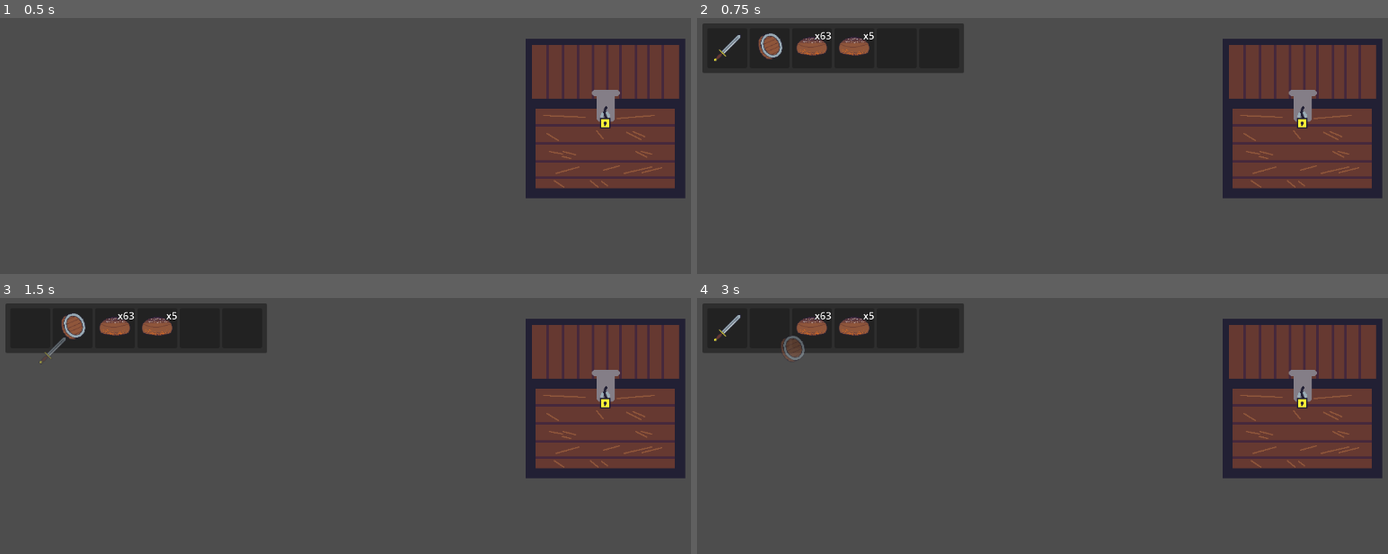
Above: before the commit, frames 1-4 (two rows, left to right).
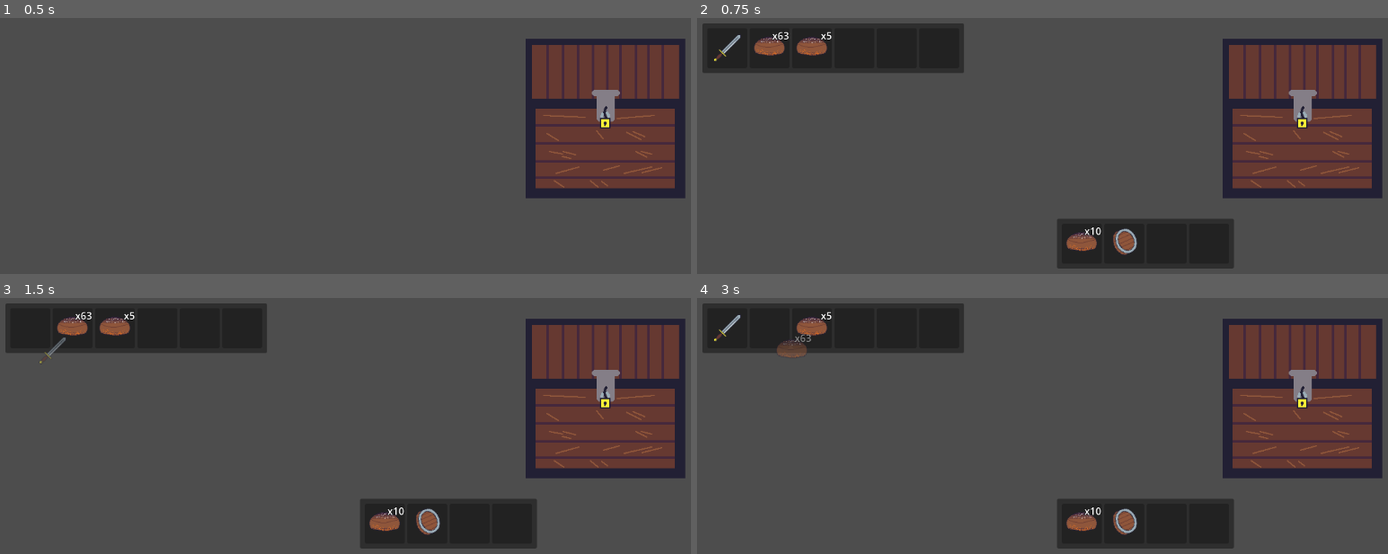
Above: after the commit, the same moments.

Repository: QGeeDev/CraftVentory2D
Game: Godot game, scene res://examples/ExampleScene.tscn
Two runs of this game, one before a commit and one after it. Both use one fixed random seed, a clock stepped at 60 frames per second and the inputs below.
Inputs (mouse positions are in pixels of both pictures, inside the frame that each line leads up to):
- Up to frame 1 (0.5 s): no input
- Up to frame 2 (0.75 s): tap Enter at 0.5 s; move the mouse to (1305, 117) at 0.52 s; click (1305, 117) at 0.67 s
- Up to frame 3 (1.5 s): tap Space at 1.25 s; move the mouse to (27, 328) at 1.27 s; click (27, 328) at 1.42 s
- Up to frame 4 (3 s): tap Enter at 2 s; click (724, 328) at 2.17 s; tap Space at 2.75 s; move the mouse to (773, 328) at 2.77 s; click (773, 328) at 2.92 s

Frame 1 is identical in both runs. In frame 2, 5.4% of the frame differs, in the area x 8-78%, y 5-98%; in frame 3, 5.4%; in frame 4, 5.4%.

Commit message:
Added external inventory

Diff:
--- a/examples/ExampleScene.tscn
+++ b/examples/ExampleScene.tscn
@@ -6,16 +6,37 @@
 [ext_resource type="PackedScene" uid="uid://6hllgdw8u3y4" path="res://examples/LootChest.tscn" id="2_ump08"]
 [ext_resource type="Resource" uid="uid://0l3f11er74q8" path="res://examples/resources/inventory/ExampleInventory.tres" id="3_ctrg2"]
 [ext_resource type="PackedScene" uid="uid://bpq22f1kj6b75" path="res://scenes/InventorySlot.tscn" id="4_ckncq"]
+[ext_resource type="Resource" uid="uid://dlv5u83nalt57" path="res://examples/resources/items/Bread.tres" id="6_bpe7a"]
 [ext_resource type="Script" path="res://data/inventory/inventory_data.gd" id="6_neu8q"]
+[ext_resource type="Script" path="res://data/inventory/inventory_slot.gd" id="7_cverh"]
 [ext_resource type="Script" path="res://examples/PlayerData.gd" id="8_3n3da"]
+[ext_resource type="Resource" uid="uid://dkqpq2w7gslum" path="res://examples/resources/items/Shield.tres" id="8_sh5cv"]
+
+[sub_resource type="Resource" id="Resource_rwj65"]
+script = ExtResource("7_cverh")
+item_data = ExtResource("6_bpe7a")
+quantity = 10
+
+[sub_resource type="Resource" id="Resource_d5a8k"]
+script = ExtResource("7_cverh")
+item_data = ExtResource("8_sh5cv")
+quantity = 1
 
 [sub_resource type="Resource" id="Resource_2c88t"]
 script = ExtResource("6_neu8q")
-inventory_slots = Array[Resource("res://data/inventory/inventory_slot.gd")]([null, null, null, null, null, null])
+inventory_slots = Array[ExtResource("7_cverh")]([SubResource("Resource_rwj65"), SubResource("Resource_d5a8k"), null, null])
 
 [node name="ExampleScene" type="Node2D"]
 position = Vector2(1102, 149)
 script = ExtResource("1_lm27m")
+
+[node name="LootChest" parent="." instance=ExtResource("2_ump08")]
+position = Vector2(-129, 14)
+inventory_data = SubResource("Resource_2c88t")
+
+[node name="PlayerData" type="Node2D" parent="."]
+script = ExtResource("8_3n3da")
+inventory_data = ExtResource("3_ctrg2")
 
 [node name="UI" type="CanvasLayer" parent="."]
 
@@ -37,6 +58,14 @@
 offset_right = 26.0
 offset_bottom = 26.0
 
+[node name="ExternalInventory" parent="UI/PlayerInventoryInterface" instance=ExtResource("1_sd6cw")]
+visible = false
+layout_mode = 0
+offset_left = 579.0
+offset_top = 324.0
+offset_right = 595.0
+offset_bottom = 340.0
+
 [node name="SelectedSlot" parent="UI/PlayerInventoryInterface" instance=ExtResource("4_ckncq")]
 modulate = Color(1, 1, 1, 0.498039)
 self_modulate = Color(1, 1, 1, 0)
@@ -45,11 +74,3 @@
 offset_top = 10.0
 offset_right = 74.0
 offset_bottom = 74.0
-
-[node name="LootChest" parent="." instance=ExtResource("2_ump08")]
-position = Vector2(-129, 14)
-inventory_data = SubResource("Resource_2c88t")
-
-[node name="PlayerData" type="Node2D" parent="."]
-script = ExtResource("8_3n3da")
-inventory_data = ExtResource("3_ctrg2")
--- a/examples/InventoryInterface.gd
+++ b/examples/InventoryInterface.gd
@@ -2,8 +2,10 @@
 
 @onready var inventory = $Inventory
 @onready var held_slot = $SelectedSlot
+@onready var external_inventory = $ExternalInventory
 
 var held_slot_data: InventorySlot
+var external_inventory_owner
 
 func _physics_process(delta: float) -> void:
 	if(held_slot.visible):
@@ -33,5 +35,9 @@
 	else:
 		held_slot.hide()
 
-func set_external_inventory(external_inventory_owner) -> void:
-	print(external_inventory_owner)
+func set_external_inventory(_external_inventory_owner) -> void:
+	external_inventory_owner = _external_inventory_owner
+	var inventory_data = external_inventory_owner.inventory_data
+	inventory_data.inventory_interact.connect(_on_inventory_interact)
+	external_inventory.set_inventory_data(inventory_data)
+	external_inventory.show()
--- a/examples/LootChest.gd
+++ b/examples/LootChest.gd
@@ -8,5 +8,5 @@
 	if event is InputEventMouseButton \
 	and event.button_index == MOUSE_BUTTON_LEFT \
 	and event.is_pressed():
-		print("emitting")
+
 		toggle_inventory_visible.emit(self)
--- a/examples/resources/inventory/ExampleInventory.tres
+++ b/examples/resources/inventory/ExampleInventory.tres
@@ -1,19 +1,13 @@
-[gd_resource type="Resource" script_class="InventoryData" load_steps=10 format=3 uid="uid://0l3f11er74q8"]
+[gd_resource type="Resource" script_class="InventoryData" load_steps=8 format=3 uid="uid://0l3f11er74q8"]
 
 [ext_resource type="Resource" uid="uid://dkcy4qwxeer0j" path="res://examples/resources/items/Sword.tres" id="1_p1i5l"]
 [ext_resource type="Script" path="res://data/inventory/inventory_data.gd" id="1_wg3sl"]
 [ext_resource type="Script" path="res://data/inventory/inventory_slot.gd" id="2_iyo08"]
-[ext_resource type="Resource" uid="uid://dkqpq2w7gslum" path="res://examples/resources/items/Shield.tres" id="3_ojsgi"]
 [ext_resource type="Resource" uid="uid://dlv5u83nalt57" path="res://examples/resources/items/Bread.tres" id="4_c0wtj"]
 
 [sub_resource type="Resource" id="Resource_kqy0u"]
 script = ExtResource("2_iyo08")
 item_data = ExtResource("1_p1i5l")
-quantity = 1
-
-[sub_resource type="Resource" id="Resource_50pj6"]
-script = ExtResource("2_iyo08")
-item_data = ExtResource("3_ojsgi")
 quantity = 1
 
 [sub_resource type="Resource" id="Resource_751eq"]
@@ -28,4 +22,4 @@
 
 [resource]
 script = ExtResource("1_wg3sl")
-inventory_slots = Array[ExtResource("2_iyo08")]([SubResource("Resource_kqy0u"), SubResource("Resource_50pj6"), SubResource("Resource_751eq"), SubResource("Resource_qsbqh"), null, null])
+inventory_slots = Array[ExtResource("2_iyo08")]([SubResource("Resource_kqy0u"), SubResource("Resource_751eq"), SubResource("Resource_qsbqh"), null, null, null])
Not shown: 1 places in examples/ExampleScene.tscn that only renumber resources
